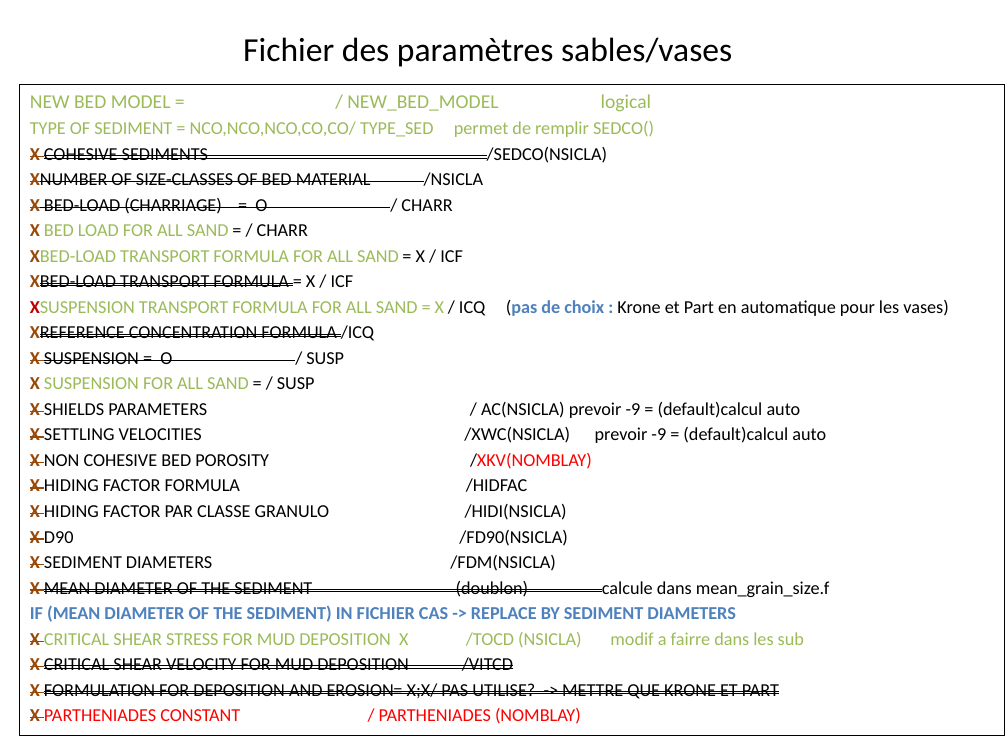
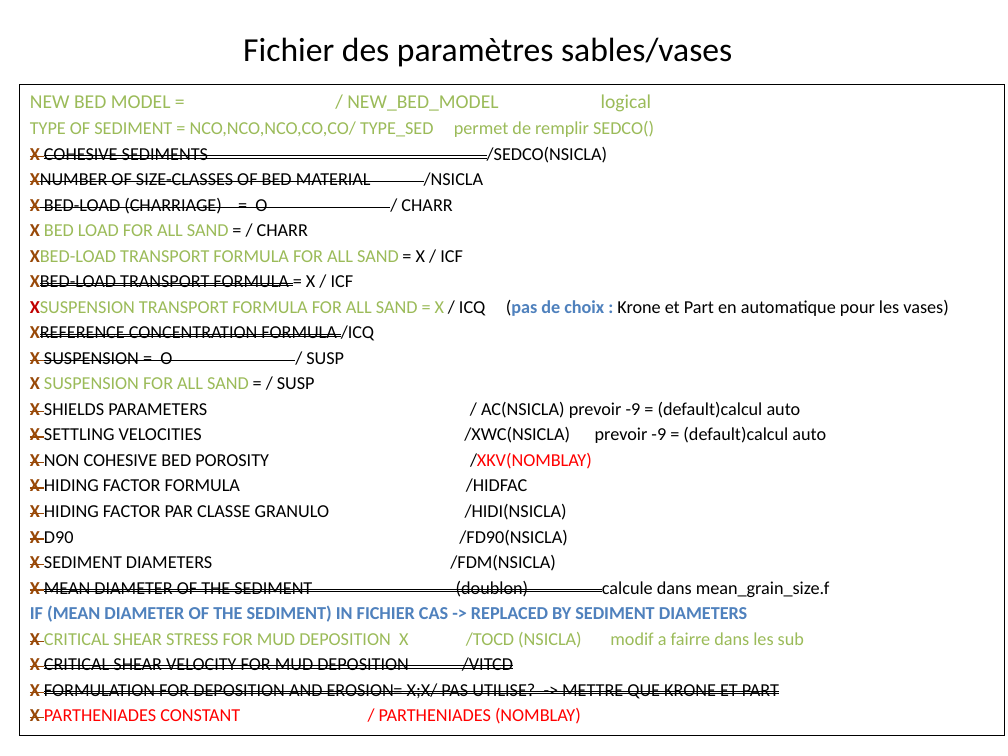
Before and after one commit to telemac-mascaret/telemac-mascaret, a slide deck: slide 1 of documentation/sisyphe/convergence_sed.pptx. Drawn at 1008x756 pixels with LibreOffice and Linux fonts; fonts in the diff are those of the drawing. Boxes give left, top, right and bottom in pixels: in the first picture for what was removed or moved away, otherwise in the second. Text is boxed around its words. In the diff, an @@ line names an element or a change of style, - is before the commit and + after.

```diff
--- a/documentation/sisyphe/convergence_sed.pptx
+++ b/documentation/sisyphe/convergence_sed.pptx
@@ subtitle at (x1=30, y1=605, x2=748, y2=622): text changed @@
-IF (MEAN DIAMETER OF THE SEDIMENT) IN FICHIER CAS -> REPLACE BY SEDIMENT DIAMETERS
+IF (MEAN DIAMETER OF THE SEDIMENT) IN FICHIER CAS -> REPLACED BY SEDIMENT DIAMETERS
```
Also in this commit, not shown: 3 other slides changed, 3 slides added, 25 other files.
